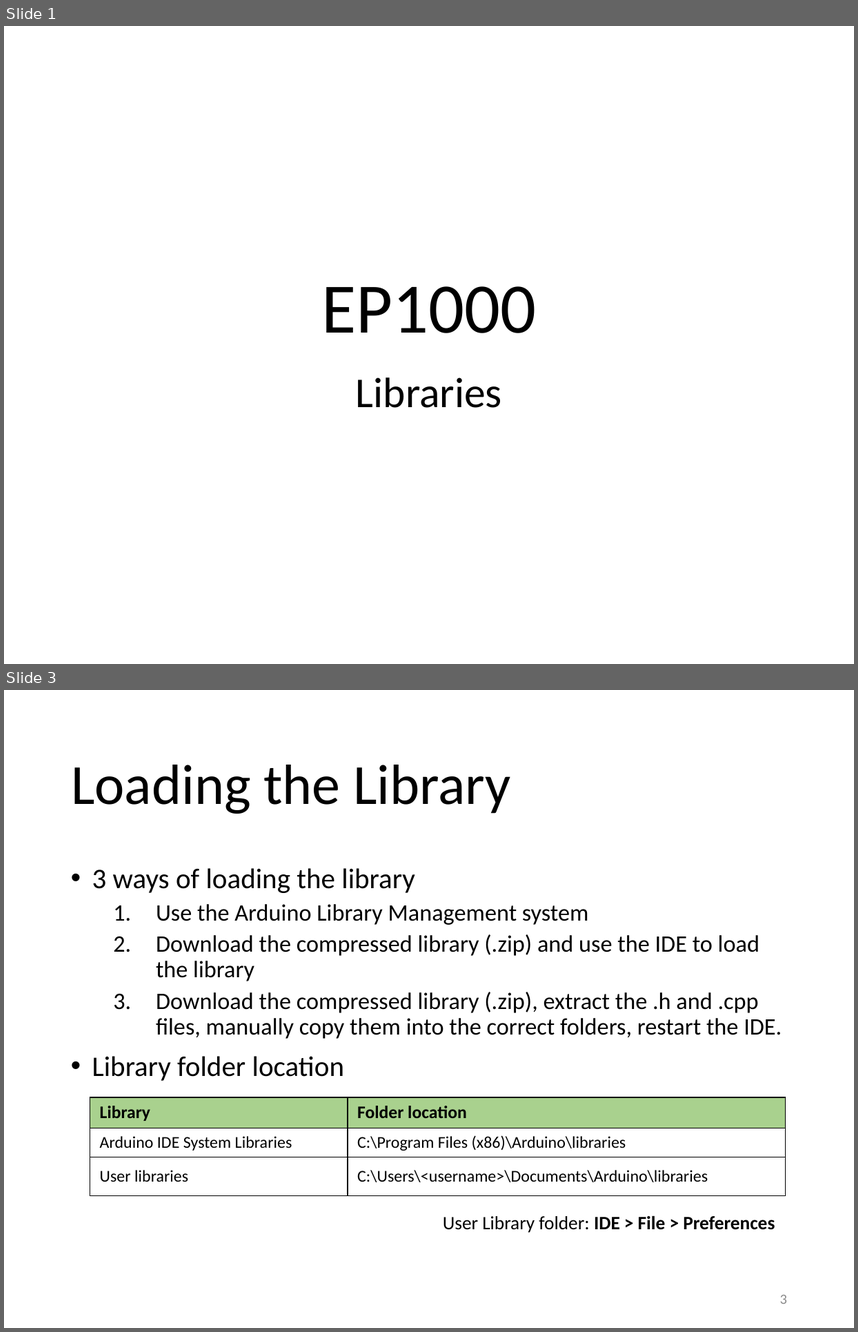
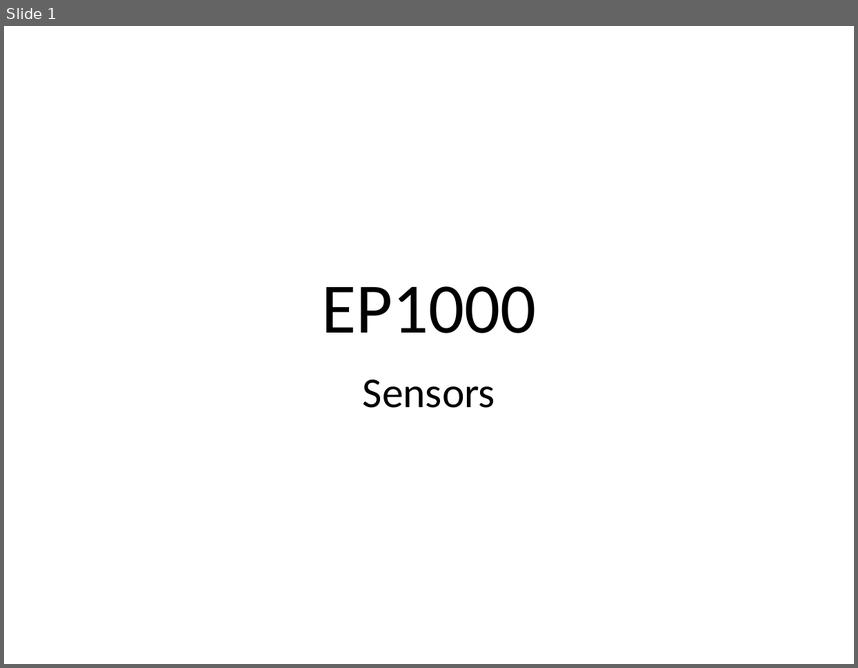
Before and after one commit to RDorville/digfab, a slide deck: presentations/ep1000_sensors/ep1000_sensors.pptx. Shown one above the other, each under a label of ours: slides 1 and 3 before the commit, slide 1 after it; the slides between them are not shown. The pictures are 858x1332 and 858x668 pixels, drawn with LibreOffice and Linux fonts; fonts in the diff are those of the drawing; background and template pictures are left out. Boxes give left, top, right and bottom in pixels: in the first picture for what was removed or moved away, otherwise in the second. Text is boxed around its words. In the diff, an @@ line names an element or a change of style, - is before the commit and + after.

Commit message:
added ep1000 sensors

```diff
--- a/presentations/ep1000_sensors/ep1000_sensors.pptx
+++ b/presentations/ep1000_sensors/ep1000_sensors.pptx
@@ slide 3 removed at [4,690,854,1328], background #FFFFFF @@
@@ title removed at [71,765,511,814] @@
-Loading the Library
@@ text removed at [92,868,782,1038] @@
-• 3 ways of loading the library
-  1. Use the Arduino Library Management system
-  2. Download the compressed library (.zip) and use the IDE to load the library
-  3. Download the compressed library (.zip), extract the .h and .cpp files, manually copy them into the correct folders, restart the IDE.
-• Library folder location
@@ table removed at [90,1097,785,1195], 3 rows, 2 columns @@
-Library | Folder location
-Arduino IDE System Libraries | C:\Program Files (x86)\Arduino\libraries
-User libraries | C:\Users\<username>\Documents\Arduino\libraries
@@ text removed at [443,1215,775,1232] @@
-User Library folder: IDE > File > Preferences
@@ page number removed at [780,1294,787,1303] @@
-3
@@ slide 1 changed as well @@
@@ subtitle at [363,379,495,408]: text changed @@
-Libraries
+Sensors
```
Also in this commit, not shown: 2 other slides changed, 13 slides added, 5 other slides removed, 11 other files.
